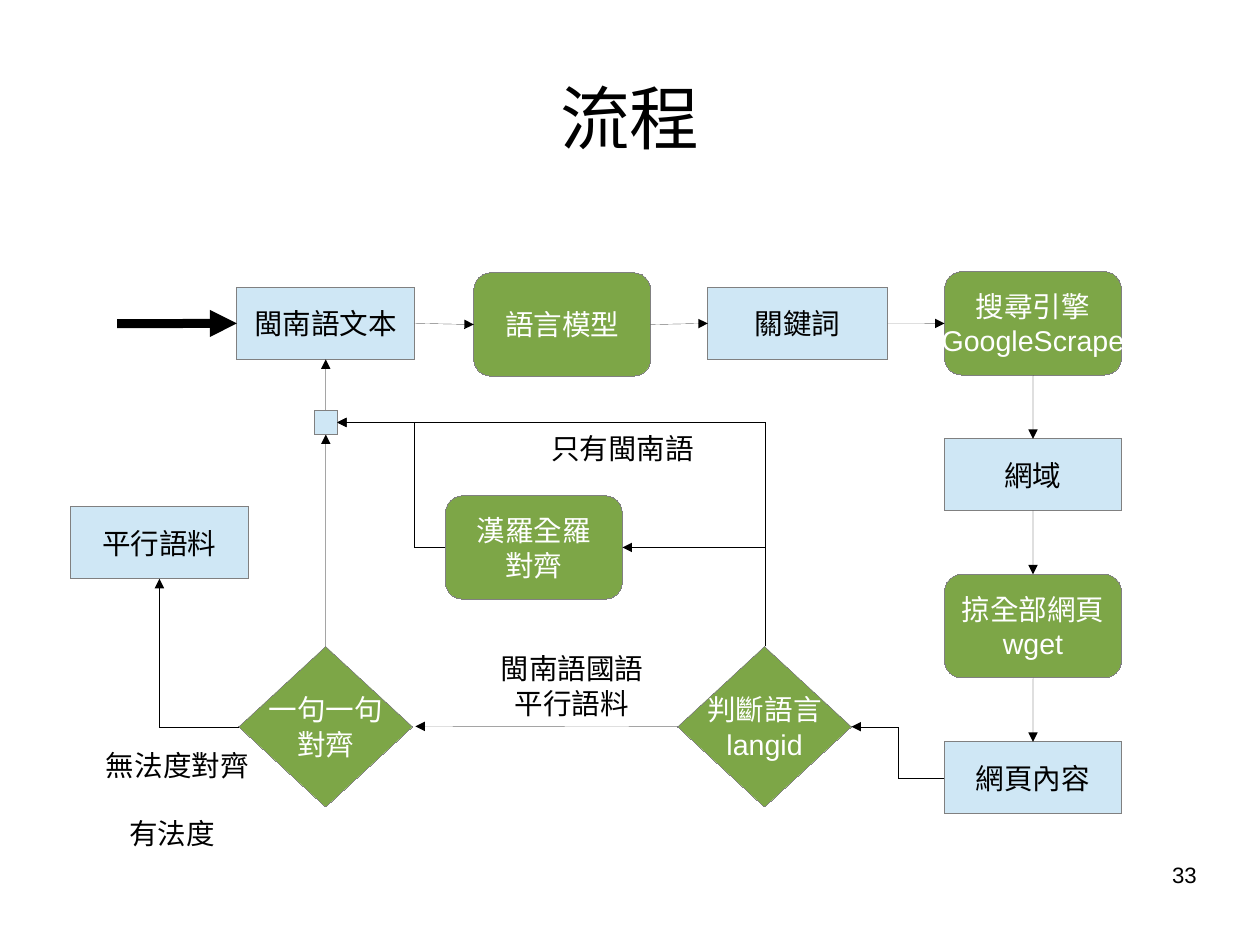
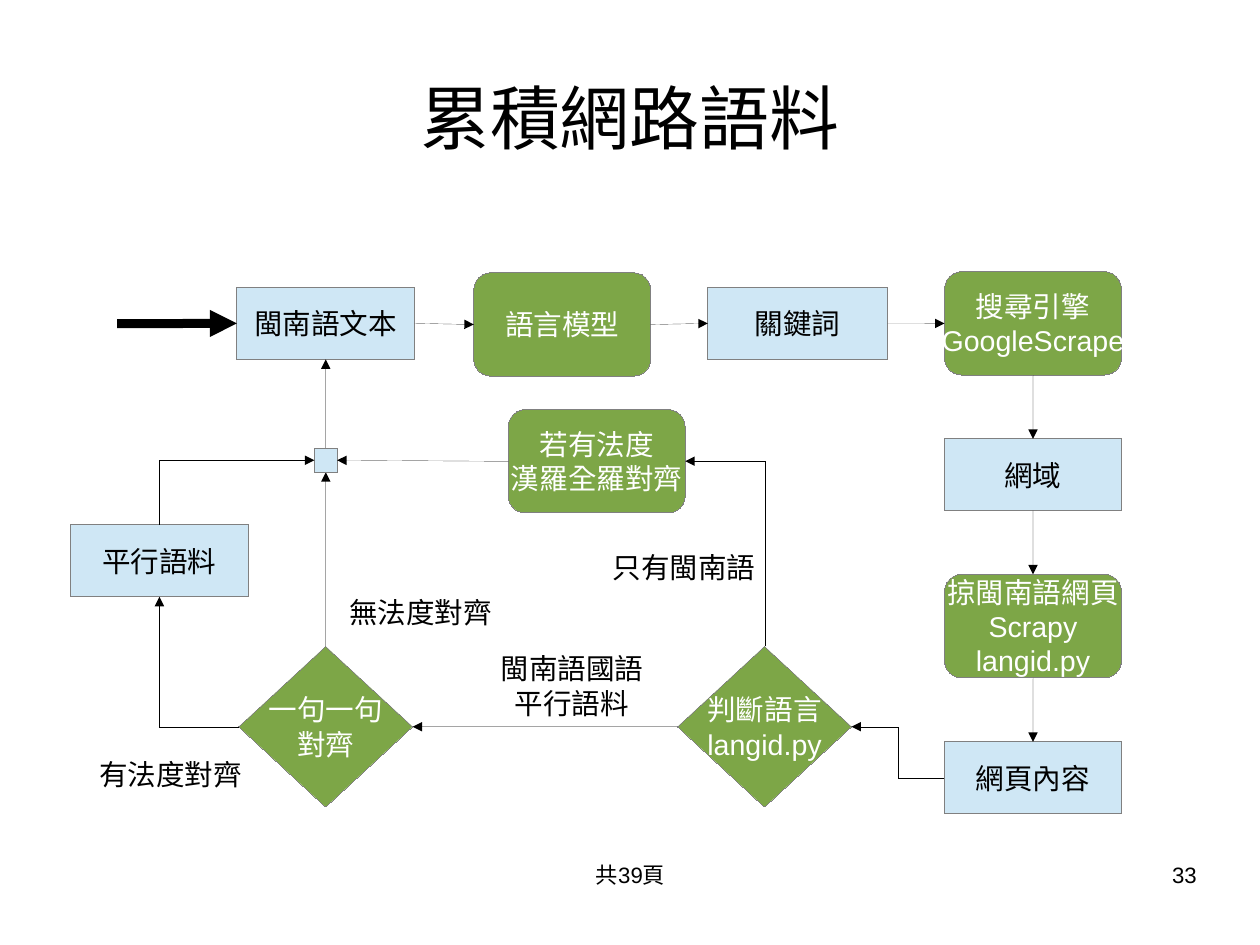
Before and after one commit to sih4sing5hong5/po3-ko3_tau5-iann2-phinn3, a slide deck: slide 33 of 翻譯報告.odp. Drawn at 1260x945 pixels with LibreOffice and Linux fonts; fonts in the diff are those of the drawing. Boxes give left, top, right and bottom in pixels: in the first picture for what was removed or moved away, otherwise in the second. Text is boxed around its words. In the diff, an @@ line names an element or a change of style, - is before the commit and + after.

```diff
--- a/翻譯報告.odp
+++ b/翻譯報告.odp
@@ title at bbox=[420, 85, 839, 150]: text changed @@
-流程
+累積網路語料
@@ arrow moved from (326, 410) - (326, 359) to (326, 448) - (326, 359) @@
@@ rounded rectangle "若有法度": place and size @@
-rounded rectangle "若有法度" at bbox=[446, 496, 623, 600]
+rounded rectangle "若有法度" at bbox=[509, 409, 686, 513]
@@ rectangle: place and size @@
-rectangle at bbox=[314, 410, 337, 434]
+rectangle at bbox=[314, 448, 337, 472]
@@ elbow arrow removed from (765, 646) to (337, 423) @@
@@ text in rounded rectangle at bbox=[511, 431, 682, 492]: text changed @@
-漢羅全羅
-對齊
+若有法度
+漢羅全羅對齊
@@ elbow arrow moved from (446, 548) - (337, 423) to (160, 525) - (314, 461) @@
@@ arrow moved from (326, 647) - (326, 434) to (326, 647) - (326, 472) @@
@@ arrow added from (509, 462) to (337, 461), #000000 0 pt @@
@@ elbow arrow moved from (765, 646) - (623, 548) to (765, 646) - (686, 462) @@
@@ rectangle "平行語料": place and size @@
-rectangle "平行語料" at bbox=[71, 507, 249, 579]
+rectangle "平行語料" at bbox=[71, 525, 249, 597]
@@ text "只有閩南語": place and size @@
-text "只有閩南語" at bbox=[551, 435, 694, 462]
+text "只有閩南語" at bbox=[612, 554, 755, 581]
@@ elbow arrow moved from (239, 727) - (159, 579) to (239, 727) - (159, 597) @@
@@ text added at bbox=[349, 599, 492, 626], 18 pt, text #000000 @@
+無法度對齊
@@ text in rounded rectangle at bbox=[947, 574, 1118, 677]: text changed @@
-掠全部網頁
-wget
+掠閩南語網頁
+Scrapy
+langid.py
@@ text in diamond at bbox=[707, 734, 821, 760]: text changed @@
-langid
+langid.py
@@ text at bbox=[99, 761, 242, 788]: text changed @@
-無法度對齊
+有法度對齊
@@ text removed at bbox=[129, 820, 215, 847] @@
-有法度
@@ text added at bbox=[596, 864, 665, 885], 14 pt, text #000000 @@
+共39頁
```
Also in this commit, not shown: 67 other slides changed, 4 slides added.
